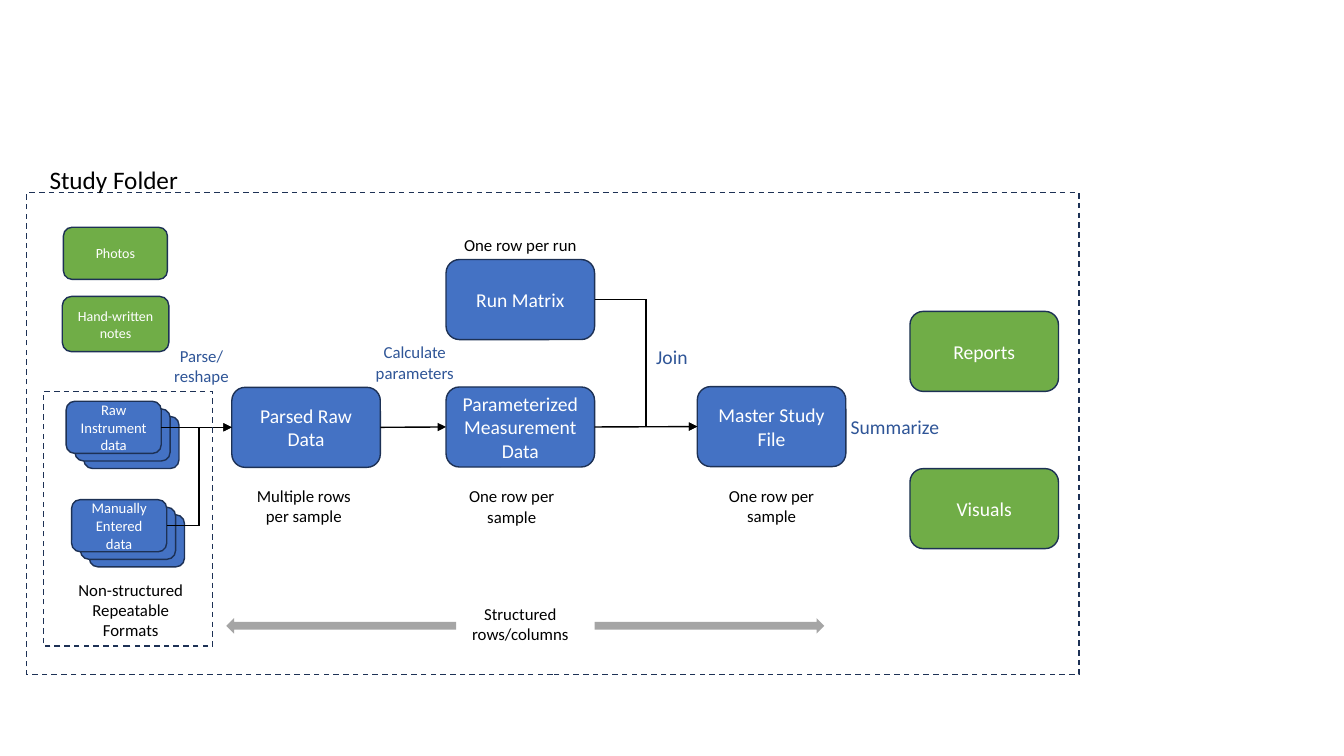
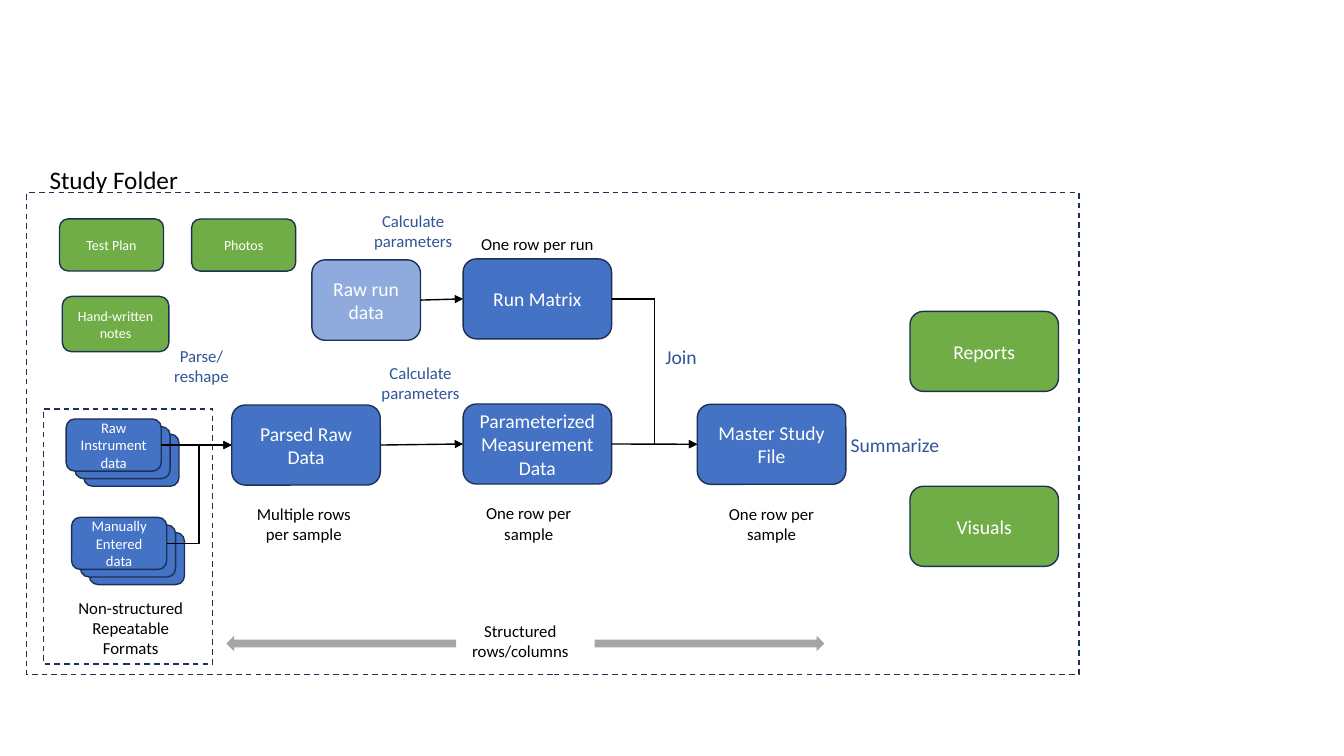
Before and after one commit to jlandgre/Data_Techniques_Training, a slide deck: slide 2 of Images/annotated_images.pptx. Drawn at 1344x756 pixels with LibreOffice and Linux fonts; fonts in the diff are those of the drawing. Boxes give left, top, right and bottom in pixels: in the first picture for what was removed or moved away, otherwise in the second. Text is boxed around its words. In the diff, an @@ line names an element or a change of style, - is before the commit and + after.

```diff
--- a/Images/annotated_images.pptx
+++ b/Images/annotated_images.pptx
@@ rounded rectangle added at <box>59,219,163,271</box>, fill #70AD47, outline #1E3256 1 pt, 10 pt, text #FFFFFF @@
+Test Plan
@@ rounded rectangle "Photos": place and size @@
-rounded rectangle "Photos" at <box>64,227,167,279</box>
+rounded rectangle "Photos" at <box>192,219,295,271</box>
@@ text added at <box>374,215,452,250</box>, 12 pt, text #2F5597 @@
+Calculate parameters
@@ text "One row per run": place and size @@
-text "One row per run" at <box>464,240,576,254</box>
+text "One row per run" at <box>481,239,593,253</box>
@@ rounded rectangle added at <box>312,260,420,341</box>, fill #8FAADC, outline #1E3256 1 pt, 14 pt, text #FFFFFF @@
+Raw run data
@@ rounded rectangle "Run Matrix": place and size @@
-rounded rectangle "Run Matrix" at <box>447,259,595,339</box>
+rounded rectangle "Run Matrix" at <box>463,259,611,339</box>
@@ arrow added from (420, 300) to (463, 299), #000000 1 pt @@
@@ elbow arrow moved from (595, 299) - (698, 426) to (612, 299) - (698, 445) @@
@@ text "Calculate parameters": place and size @@
-text "Calculate parameters" at <box>376,346,454,382</box>
+text "Calculate parameters" at <box>381,367,459,402</box>
@@ text "Join": place and size @@
-text "Join" at <box>656,350,687,364</box>
+text "Join" at <box>665,350,696,364</box>
@@ rounded rectangle "Parameterized Measurement Data": place and size @@
-rounded rectangle "Parameterized Measurement Data" at <box>447,387,595,467</box>
+rounded rectangle "Parameterized Measurement Data" at <box>463,404,611,484</box>
@@ 5 rounded rectangles, 1 text: place and size @@
-5 rounded rectangles, 1 text at <box>72,387,1059,641</box>
+5 rounded rectangles, 1 text at <box>72,404,1059,658</box>
@@ 4 rounded rectangles, 4 texts, 2 right arrows, 1 arrow, 1 rectangle, 1 elbow arrow: place and size @@
-4 rounded rectangles, 4 texts, 2 right arrows, 1 arrow, 1 rectangle, 1 elbow arrow at <box>43,387,940,646</box>
+4 rounded rectangles, 4 texts, 2 right arrows, 1 arrow, 1 rectangle, 1 elbow arrow at <box>43,405,940,664</box>
@@ arrow moved from (380, 427) - (447, 427) to (380, 446) - (463, 444) @@
@@ arrow moved from (595, 427) - (698, 426) to (612, 444) - (698, 445) @@
@@ text "One row per sample": place and size @@
-text "One row per sample" at <box>469,491,554,526</box>
+text "One row per sample" at <box>486,508,571,543</box>
```
Also in this commit, not shown: 4 other files.
